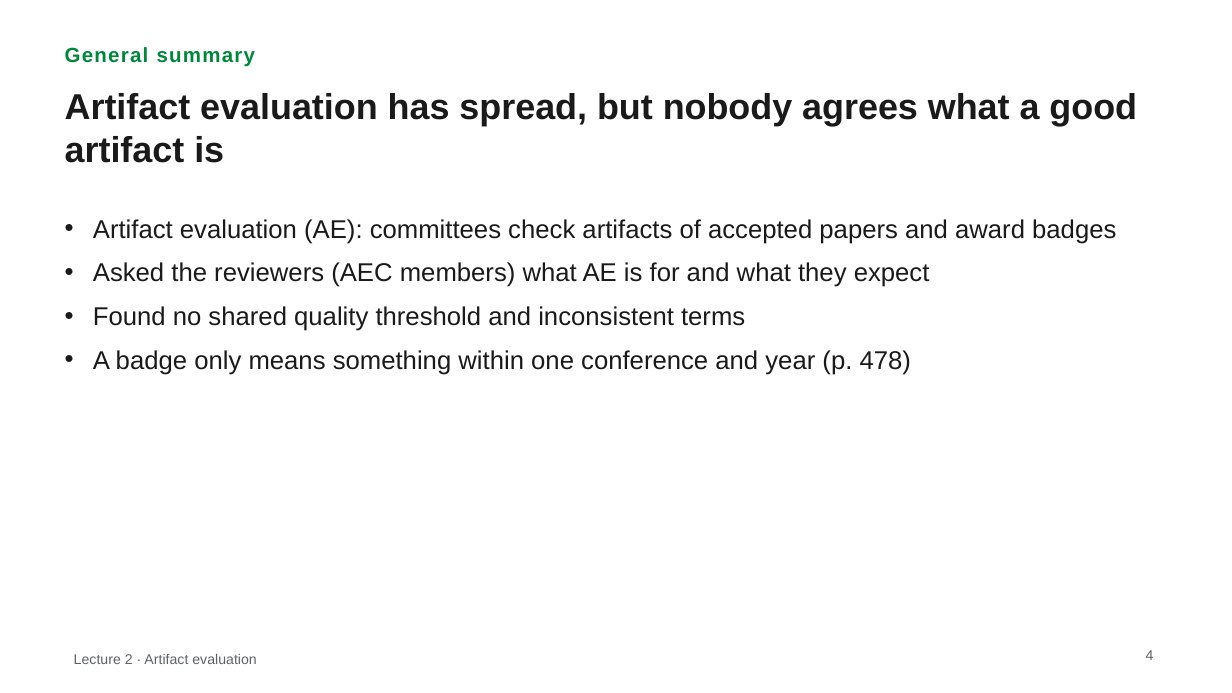
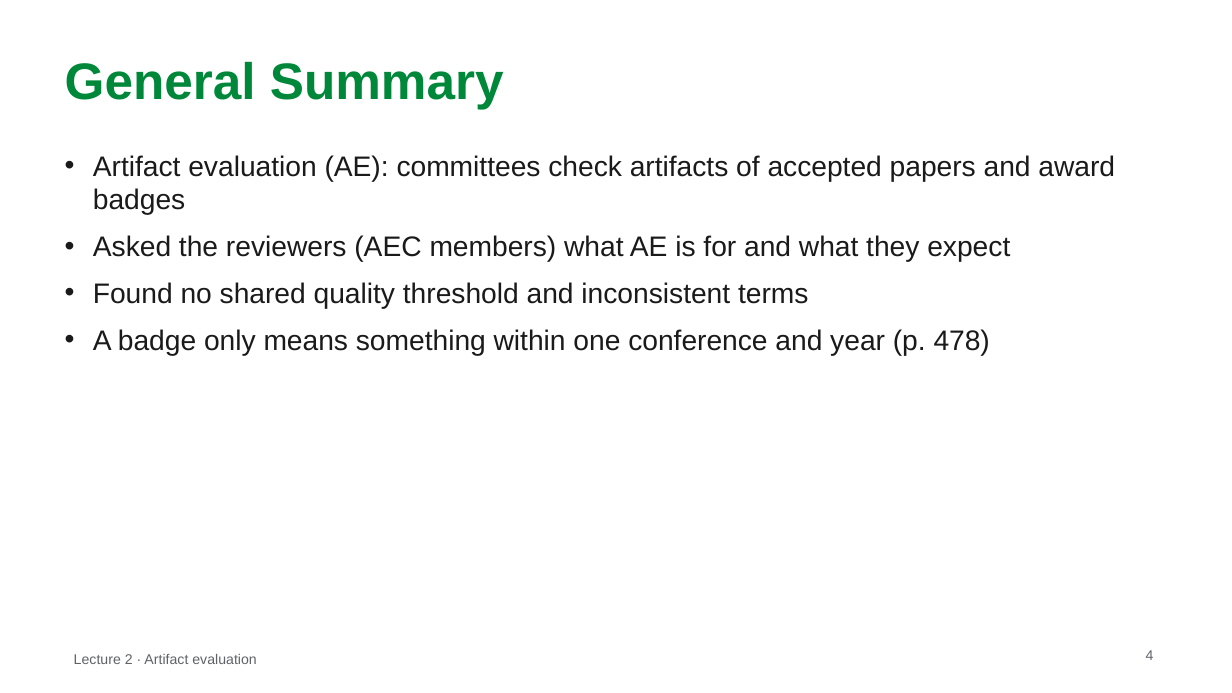
Before and after one commit to MarkAndreDuesing/Reprod_Docs_And_Notes, a slide deck: slide 4 of Vorl_2/slides/lecture2-style-B.pptx. Drawn at 1232x693 pixels with LibreOffice and Linux fonts; fonts in the diff are those of the drawing. Boxes give left, top, right and bottom in pixels: in the first picture for what was removed or moved away, otherwise in the second. Text is boxed around its words. In the diff, an @@ line names an element or a change of style, - is before the commit and + after.

```diff
--- a/Vorl_2/slides/lecture2-style-B.pptx
+++ b/Vorl_2/slides/lecture2-style-B.pptx
@@ text "General Summary" at bbox=[65, 61, 504, 109]: vertical alignment top to middle @@
@@ text at bbox=[65, 61, 504, 109]: text changed; size 16 to 40 pt @@
-General summary
+General Summary
@@ text removed at bbox=[65, 93, 1137, 163] @@
-Artifact evaluation has spread, but nobody agrees what a good artifact is
@@ text "Artifact evaluation (AE): committees check ...": place and size @@
-text "Artifact evaluation (AE): committees check ..." at bbox=[93, 219, 1116, 375]
+text "Artifact evaluation (AE): committees check ..." at bbox=[93, 155, 1115, 355]
@@ text "Artifact evaluation (AE): committees check ..." at bbox=[93, 155, 1115, 355]: size 20 to 22 pt @@
```
Also in this commit, not shown: 26 other slides changed, 2 slides added, 2 slides removed, 2 other files.
